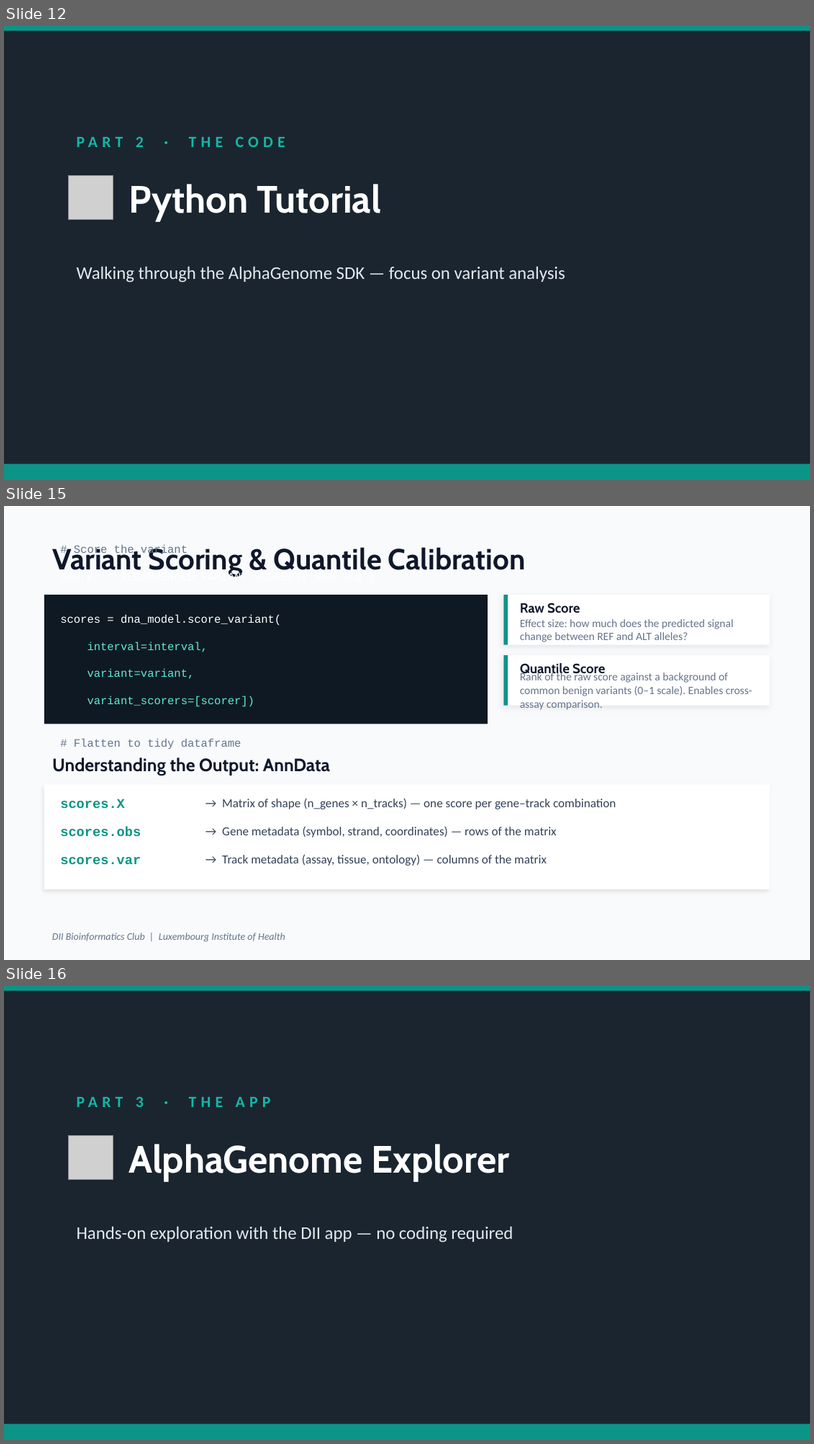
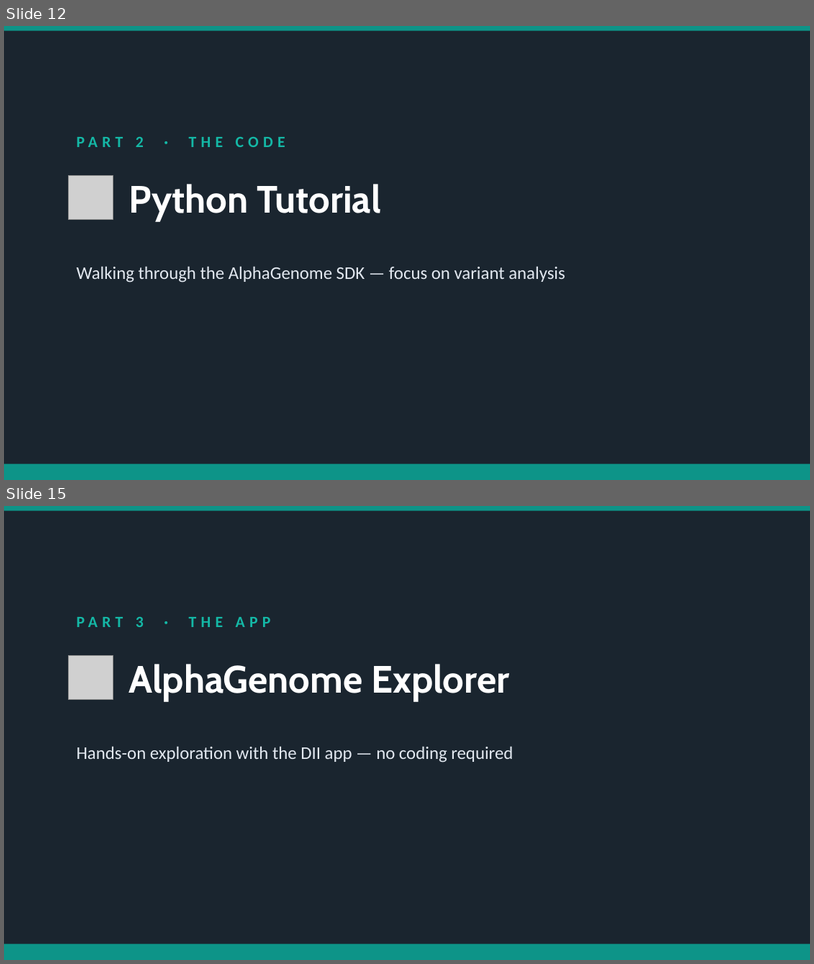
Before and after one commit to JosephLongworth/AlphaGenome-Explorer, a slide deck: DII_Bioinformatics_club/AlphaGenome_Teaching_Slides.pptx. Shown one above the other, each under a label of ours: slides 12, 15 and 16 before the commit, slides 12 and 15 after it; the slides between them are not shown. The pictures are 814x1444 and 814x964 pixels, drawn with LibreOffice and Linux fonts; fonts in the diff are those of the drawing; grey boxes stand for pictures. Boxes give left, top, right and bottom in pixels: in the first picture for what was removed or moved away, otherwise in the second. Text is boxed around its words. In the diff, an @@ line names an element or a change of style, - is before the commit and + after.

```diff
--- a/DII_Bioinformatics_club/AlphaGenome_Teaching_Slides.pptx
+++ b/DII_Bioinformatics_club/AlphaGenome_Teaching_Slides.pptx
@@ slide 15 removed at [4, 506, 810, 960], background #F8FAFC @@
@@ text removed at [52, 545, 525, 577] @@
-Variant Scoring & Quantile Calibration
@@ text removed at [60, 545, 375, 775] @@
-# Score the variant
-scorer = RECOMMENDED_VARIANT_SCORERS['RNA_SEQ']
-scores = dna_model.score_variant(
-interval=interval,
-variant=variant,
-variant_scorers=[scorer])
-# Flatten to tidy dataframe
-variant_scorers.tidy_scores(scores)
@@ rectangle removed at [44, 595, 488, 723] @@
@@ rectangle removed at [504, 595, 770, 645] @@
@@ rectangle removed at [504, 595, 508, 645] @@
@@ text removed at [520, 602, 580, 613] @@
-Raw Score
@@ text removed at [520, 619, 734, 642] @@
-Effect size: how much does the predicted signal change between REF and ALT alleles?
@@ rectangle removed at [504, 655, 770, 705] @@
@@ rectangle removed at [504, 655, 508, 705] @@
@@ text removed at [520, 663, 605, 677] @@
-Quantile Score
@@ text removed at [520, 671, 753, 710] @@
-Rank of the raw score against a background of common benign variants (0–1 scale). Enables cross-assay comparison.
@@ text removed at [52, 757, 330, 775] @@
-Understanding the Output: AnnData
@@ rectangle removed at [44, 784, 770, 889] @@
@@ text removed at [60, 798, 125, 808] @@
-scores.X
@@ text removed at [222, 798, 616, 809] @@
-→ Matrix of shape (n_genes × n_tracks) — one score per gene–track combination
@@ text removed at [60, 826, 141, 836] @@
-scores.obs
@@ text removed at [222, 826, 557, 837] @@
-→ Gene metadata (symbol, strand, coordinates) — rows of the matrix
@@ text removed at [60, 857, 141, 864] @@
-scores.var
@@ text removed at [222, 854, 547, 865] @@
-→ Track metadata (assay, tissue, ontology) — columns of the matrix
@@ text removed at [52, 932, 286, 942] @@
-DII Bioinformatics Club | Luxembourg Institute of Health
@@ what was slide 16 is now slide 15 @@
```
Also in this commit, not shown: 1 slide changed, 7 slides added, 4 other slides removed.
